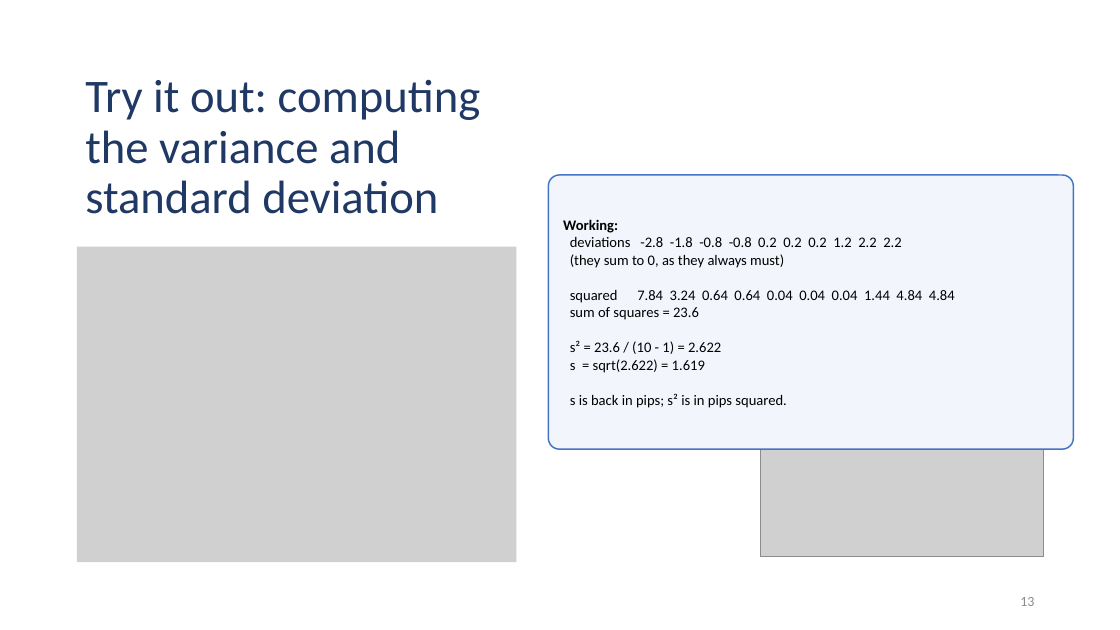
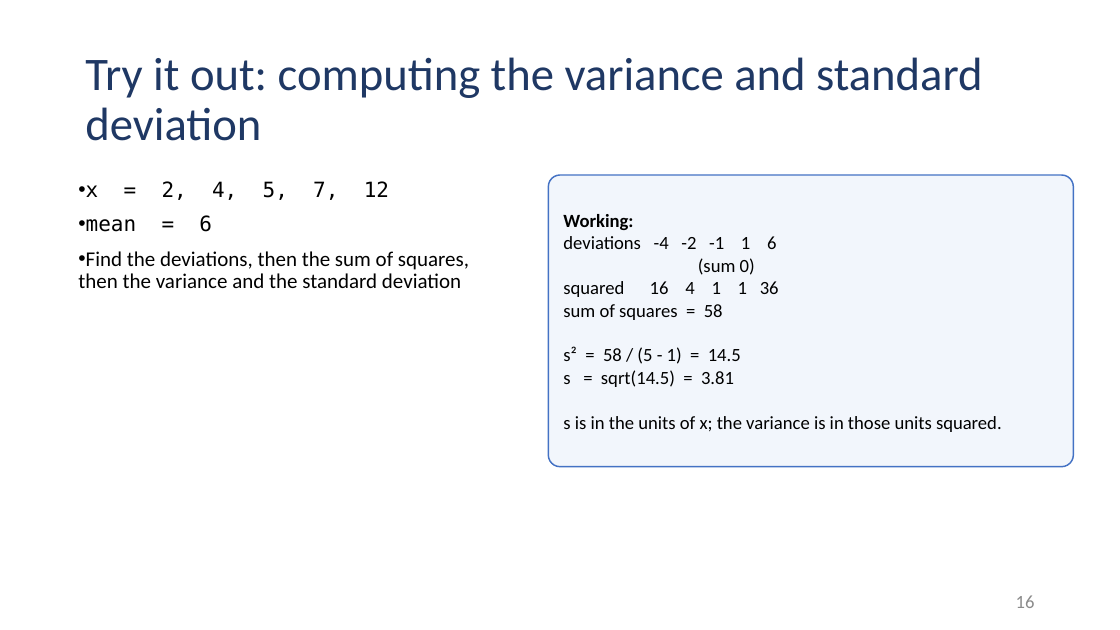
Before and after one commit to Jarred6068/Kvamme_UI_STAT251, a slide deck: slide 16 of docs/lecture_slides/Week 3/Week3_Lecture6_Slides_9_9_2026.pptx (slide 13 before the commit). Drawn at 1120x630 pixels with LibreOffice and Linux fonts; fonts in the diff are those of the drawing; grey boxes stand for pictures. Boxes give left, top, right and bottom in pixels: in the first picture for what was removed or moved away, otherwise in the second. Text is boxed around its words. In the diff, an @@ line names an element or a change of style, - is before the commit and + after.

```diff
--- a/docs/lecture_slides/Week 3/Week3_Lecture6_Slides_9_9_2026.pptx
+++ b/docs/lecture_slides/Week 3/Week3_Lecture6_Slides_9_9_2026.pptx
@@ title "Try it out: computing the ..." rewrapped from [85,79,480,214] to [85,57,982,141] @@
@@ rounded rectangle "Working:": place and size @@
-rounded rectangle "Working:" at [549,175,1074,449]
+rounded rectangle "Working:" at [549,175,1074,466]
@@ text added at [78,181,469,288], 18 pt, text #000000 @@
+• x = 2, 4, 5, 7, 12
+• mean = 6
+• Find the deviations, then the sum of squares, then the variance and the standard deviation
@@ text in rounded rectangle at [563,236,1002,432]: text changed; size 12.5 to 16 pt @@
-deviations -2.8 -1.8 -0.8 -0.8 0.2 0.2 0.2 1.2 2.2 2.2
-(they sum to 0, as they always must)
-squared 7.84 3.24 0.64 0.64 0.04 0.04 0.04 1.44 4.84 4.84
-sum of squares = 23.6
-s² = 23.6 / (10 - 1) = 2.622
-s = sqrt(2.622) = 1.619
-s is back in pips; s² is in pips squared.
+deviations -4 -2 -1 1 6
+(sum 0)
+squared 16 4 1 1 36
+sum of squares = 58
+s² = 58 / (5 - 1) = 14.5
+s = sqrt(14.5) = 3.81
+s is in the units of x; the variance is in those units squared.
@@ text in rounded rectangle at [563,214,633,230]: size 12.5 to 16 pt in "Working:" @@
@@ picture removed at [77,247,517,563] @@
@@ picture removed at [760,269,1044,556] @@
@@ page number at [1016,595,1035,608]: text changed; size 12 to 16 pt @@
-13
+16
```
Also in this commit, not shown: 10 other slides changed, 6 slides added, 2 slides removed, 45 other files.
